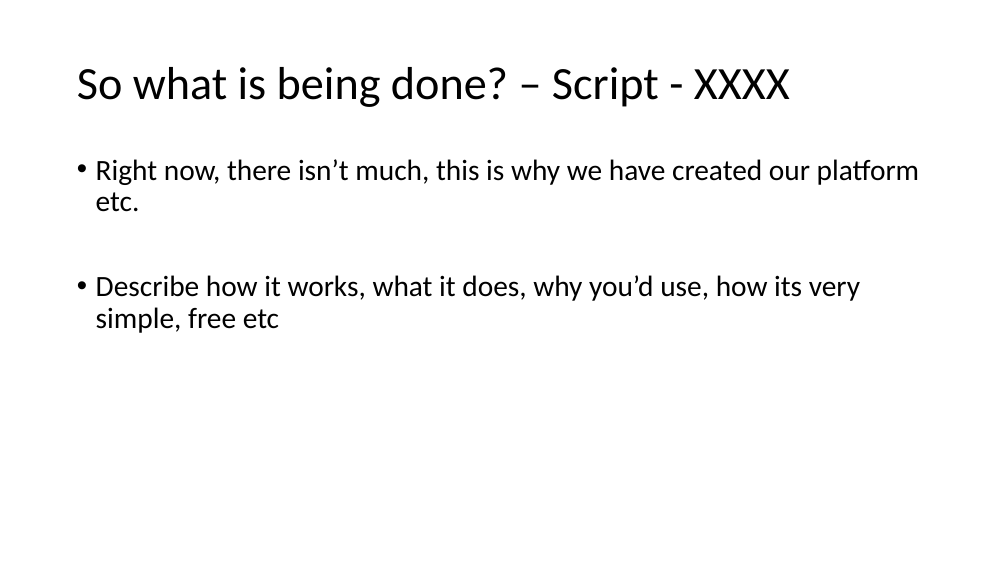
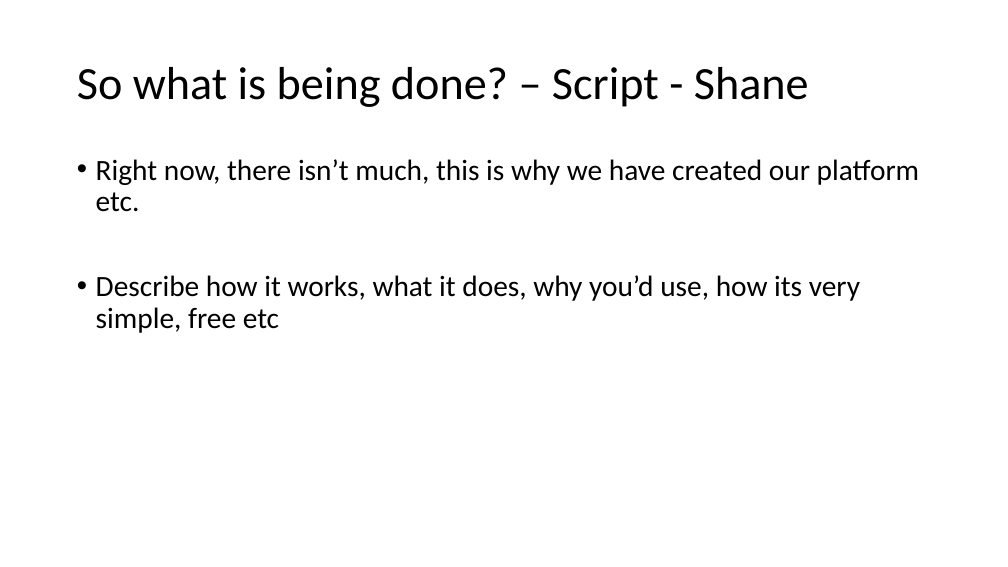
Before and after one commit to Brandon-M-Tech/Project-Assignment-3, a slide deck: slide 12 of storyboard-draft.pptx. Drawn at 1008x567 pixels with LibreOffice and Linux fonts; fonts in the diff are those of the drawing. Boxes give left, top, right and bottom in pixels: in the first picture for what was removed or moved away, otherwise in the second. Text is boxed around its words. In the diff, an @@ line names an element or a change of style, - is before the commit and + after.

Commit message:
updated storyboard with draft script

```diff
--- a/storyboard-draft.pptx
+++ b/storyboard-draft.pptx
@@ title at (x1=77, y1=67, x2=809, y2=107): text changed @@
-So what is being done? – Script - XXXX
+So what is being done? – Script - Shane
```
Also in this commit, not shown: 3 other slides changed.
